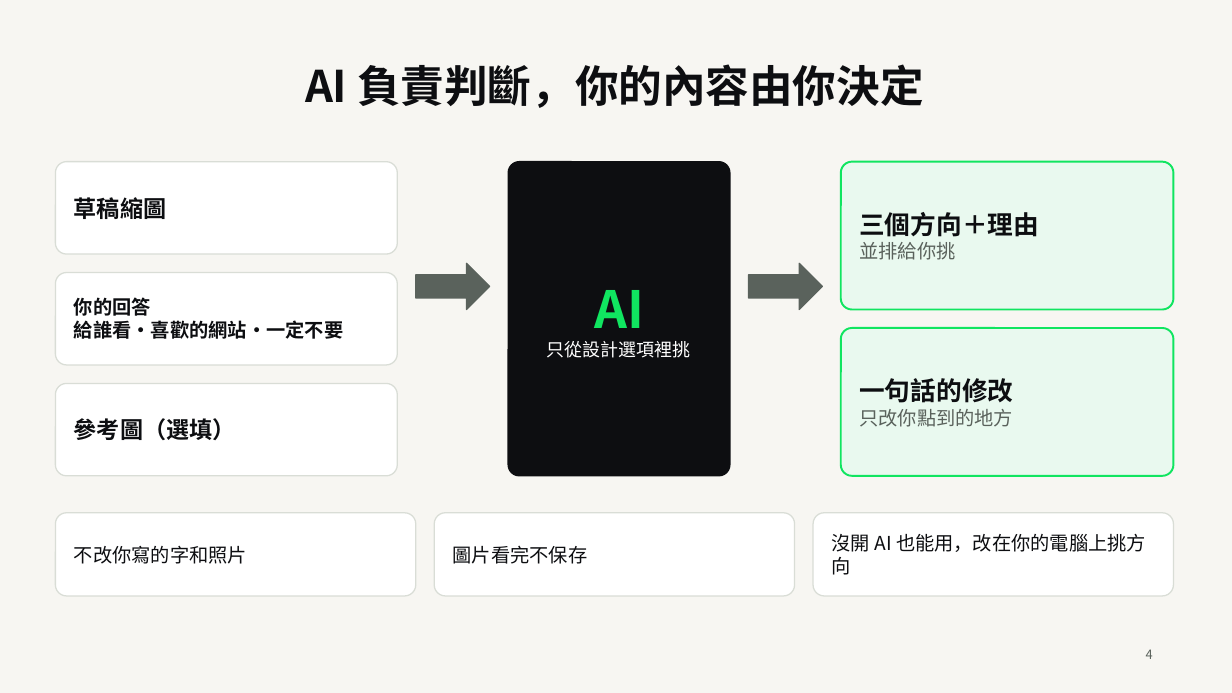
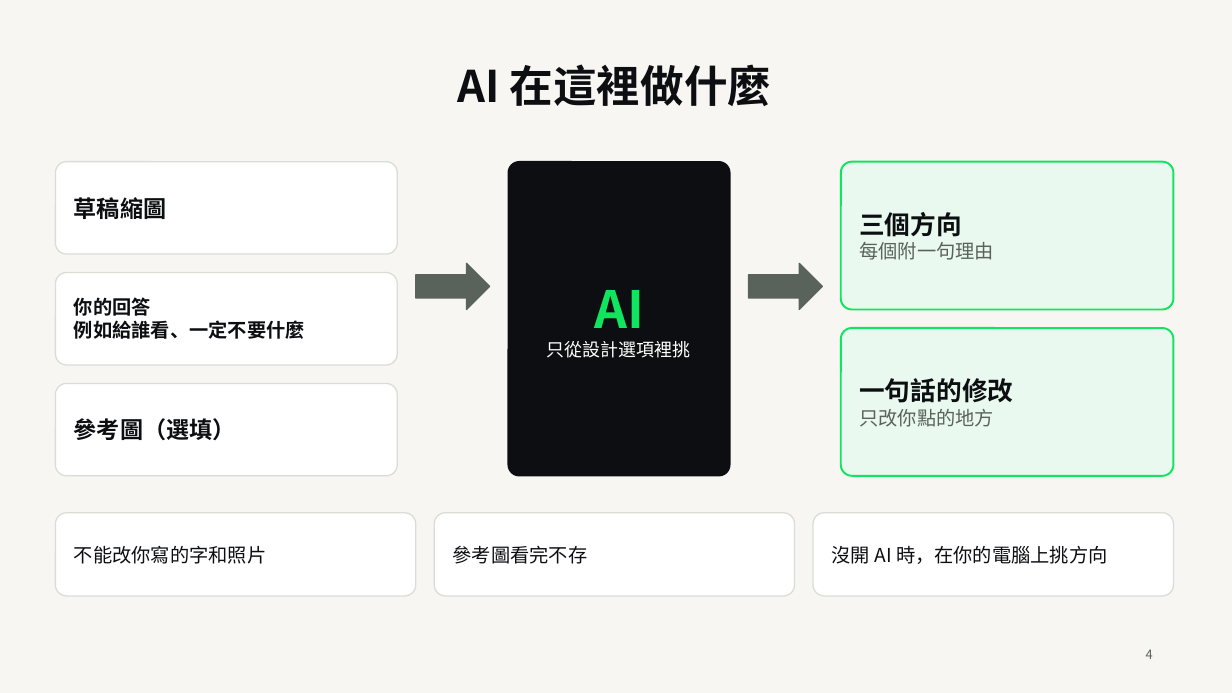
Before and after one commit to ChewyChloe/Sketch2Site, a slide deck: slide 4 of docs/demo-day/Sketch2Site-DemoDay-v1.pptx. Drawn at 1232x693 pixels with LibreOffice and Linux fonts; fonts in the diff are those of the drawing. Boxes give left, top, right and bottom in pixels: in the first picture for what was removed or moved away, otherwise in the second. Text is boxed around its words. In the diff, an @@ line names an element or a change of style, - is before the commit and + after.

```diff
--- a/docs/demo-day/Sketch2Site-DemoDay-v1.pptx
+++ b/docs/demo-day/Sketch2Site-DemoDay-v1.pptx
@@ title at (x1=458, y1=64, x2=771, y2=106): text changed @@
-AI 負責判斷，你的內容由你決定
+AI 在這裡做什麼
@@ text at (x1=859, y1=212, x2=994, y2=260): text changed; size 20 to 15 pt; text colour #0D0E11 to #5A625C; bold off @@
-三個方向＋理由
-並排給你挑
+三個方向
+每個附一句理由
@@ text at (x1=74, y1=320, x2=305, y2=339): text changed @@
-給誰看・喜歡的網站・一定不要
+例如給誰看、一定不要什麼
@@ text at (x1=859, y1=409, x2=994, y2=427): text changed @@
-只改你點到的地方
+只改你點的地方
@@ text at (x1=74, y1=546, x2=266, y2=564): text changed @@
-不改你寫的字和照片
+不能改你寫的字和照片
@@ text at (x1=453, y1=546, x2=588, y2=564): text changed @@
-圖片看完不保存
+參考圖看完不存
@@ text at (x1=832, y1=546, x2=1108, y2=564): text changed @@
-沒開 AI 也能用，改在你的電腦上挑方向
+沒開 AI 時，在你的電腦上挑方向
```
Also in this commit, not shown: 8 other slides changed, 1 slide removed, 6 other files.
